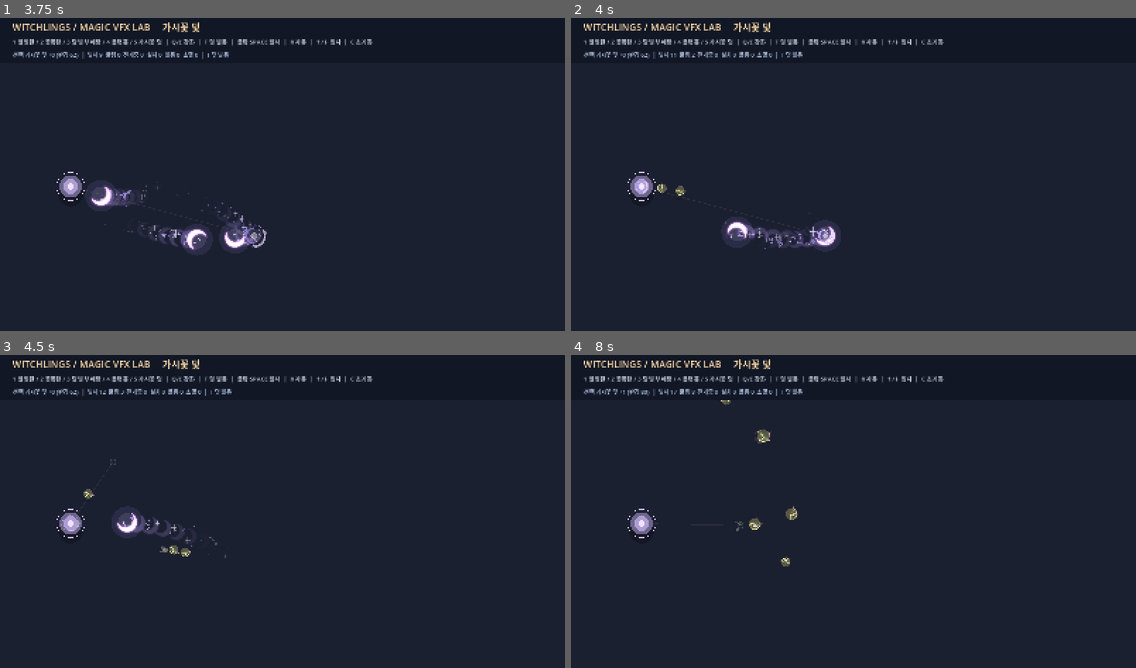
Above: before the commit, frames 1-4 (two rows, left to right).
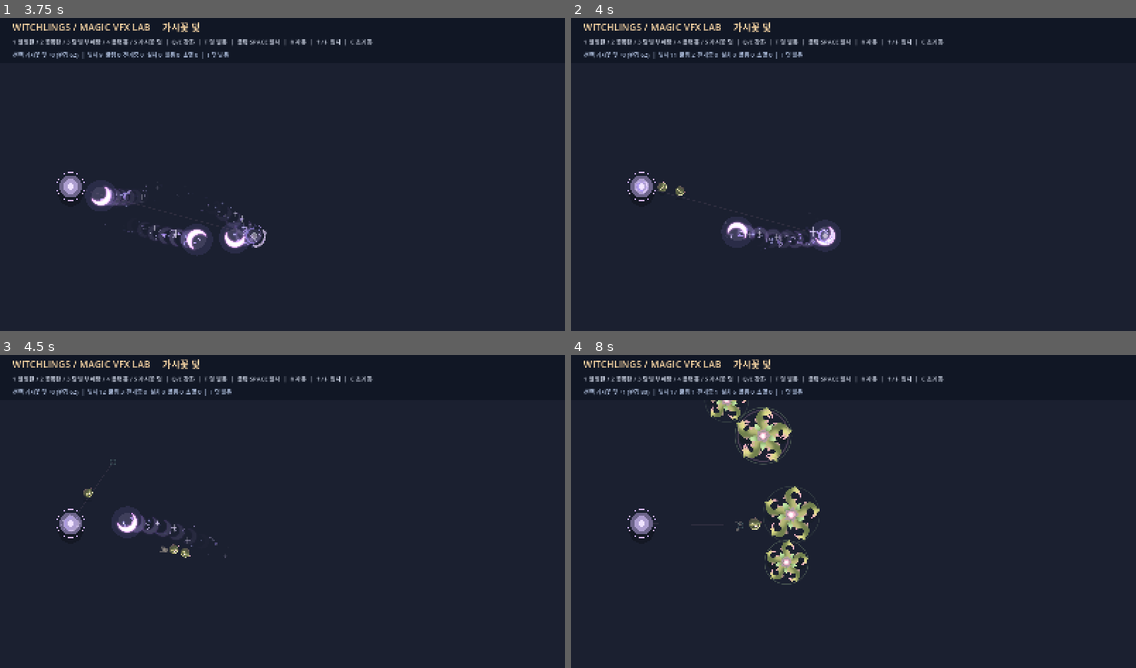
Above: after the commit, the same moments.

Repository: LittleEvasn/Test-Room
Game: Godot game, scene res://scenes/main.tscn
The game is run twice, just before and just after one commit, with the same random seed, the same clock (stepped at 60 frames per second) and the same inputs.
Inputs (mouse positions are in pixels of both pictures, inside the frame that each line leads up to):
- Up to frame 1 (3.75 s): tap Enter at 0.5 s; move the mouse to (406, 155) at 0.52 s; hold Up 0.53-1.25 s; tap 1 at 0.6 s; click (406, 155) at 0.67 s; tap Space at 0.77 s; drag from (169, 187) to (254, 237) at 1.27 s; move the mouse to (339, 102) at 2.02 s; hold Up 2.03-2.75 s; tap 3 at 2.1 s; drag from (254, 237) to (113, 124) at 2.77 s; move the mouse to (452, 221) at 3.52 s; hold Down from 3.53 s (still down); tap 5 at 3.6 s
- Up to frame 2 (4 s): keep holding Down; tap Space at 3.77 s
- Up to frame 3 (4.5 s): release Down at 4.25 s; drag from (113, 461) to (197, 430) at 4.27 s
- Up to frame 4 (8 s): move the mouse to (881, 508) at 5.02 s; hold Down 5.03-5.75 s; tap E at 5.1 s; click (881, 508) at 5.17 s; drag from (768, 430) to (740, 524) at 5.77 s; move the mouse to (977, 492) at 6.52 s; hold Up 6.53-7.25 s; tap R at 6.6 s; tap Space at 6.77 s; drag from (740, 524) to (825, 574) at 7.27 s

Frame 1 is identical in both runs. In frame 2, less than 0.1% of the frame differs, in the area x 15-21%, y 52-57%; in frame 3, less than 0.1%; in frame 4, 2.4%, in the area x 21-44%, y 11-74%.

Commit message:
Fix backwards thorn seed roll from Unity-to-Godot rotation sign and deploy on actual rest

Diff:
--- a/scripts/thorn_trap.gd
+++ b/scripts/thorn_trap.gd
@@ -20,7 +20,9 @@
 const EXPIRED := "EXPIRED"
 const RADII := [62.0, 80.0, 100.0, 125.0]
 const ARMED_SECONDS := [6.0, 7.0, 8.0, 9.0]
-const ROLL_DURATION := 1.55
+# The mine deploys when the actual source stop condition is met.
+# Magicraft's 3.5s lifetime is used ONLY as a fail-safe timeout here.
+const ROLL_TIMEOUT := 3.5
 const OPEN_DURATION := 0.26
 const HIT_DURATION := 0.42
 const END_DURATION := 0.32
@@ -29,8 +31,9 @@
 # On floor impact: z speed *= -0.33 * 1.6; XY speed *= 0.66;
 # visual rotation *= 0.66. Stop when abs(z speed) <= 0.2 OR speed <= 0.2.
 # Source uses quaternion.Euler(RADIANS), therefore initial spin is 15 rad/s.
-# Only world-units -> canvas pixels (64), height projection (0.53), and the
-# 1.55s delayed trap deployment are Test-Room mapping/approved visual choices.
+# Unity's XY sprite viewed from +Z has Y up, while Godot CanvasItem Y is down.
+# Negate the SOURCE signed spin when mapping it to Godot's displayed angle.
+# World-units -> canvas pixels (64) and height projection (0.53) are previews.
 const MINE_UNIT_PX := 64.0
 const MINE_HORIZONTAL_SPEED := 8.0
 const MINE_GRAVITY := 15.0
@@ -78,7 +81,11 @@
     vertical_speed = MINE_INITIAL_Z_SPEED
     source_z = 0.0
     seed_angle = randf_range(-PI, PI)
-    rotation_velocity = (-1.0 if direction.x >= 0.0 else 1.0) * MINE_ROTATION_SPEED
+    # Original ECS sign: Direction.x < 0 ? +15 : -15 in Unity XY (Y-up).
+    # Godot 2D angle is visually clockwise-positive in Y-down screen space.
+    # This inverted sign keeps the same VISIBLE direction as the source:
+    # rightward throw -> clockwise; leftward throw -> counterclockwise.
+    rotation_velocity = (1.0 if direction.x >= 0.0 else -1.0) * MINE_ROTATION_SPEED
     ground_hits = 0
     stopped = false
     travel_time = 0.0
@@ -132,7 +139,7 @@
     # Direct port of the non-falling FireBall/TrickMine_Fall movement branch.
     # The source has NO distinct ground-roll state or arbitrary exponential drag.
     # Small physics substeps prevent Godot frame hitches skipping floor contacts.
-    var remaining: float = minf(delta, maxf(0.0, ROLL_DURATION - travel_time))
+    var remaining: float = minf(delta, maxf(0.0, ROLL_TIMEOUT - travel_time))
     while remaining > 0.000001:
         var step: float = minf(remaining, 1.0 / 120.0)
         remaining -= step
@@ -165,8 +172,9 @@
         source_z = minf(0.0, source_z + vertical_speed * step)
         seed_height = -source_z * MINE_UNIT_PX
 
-    if travel_time >= ROLL_DURATION:
-        # Original mine would explode; this game substitutes snap-open deployment.
+    if stopped or travel_time >= ROLL_TIMEOUT:
+        # Source motion ends when it meets the original 0.2 speed threshold.
+        # Our game substitutes snap-open installation for the mine's lifecycle.
         global_position = ground_pos
         seed_height = 0.0
         state = DEPLOYING
